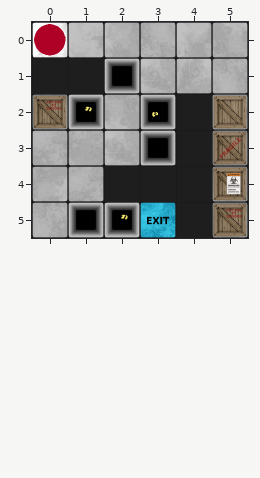
A Tiled map gets an edit: Content/maps/zone1/StackOfBoxes.tmx. This is how it looked before the edit.
Cells are 100x100 px. Shown: x 0..5, y 0..5. Tiles whose own drawing changed are shown in their newer look in all pictures.
The same view after the edit:
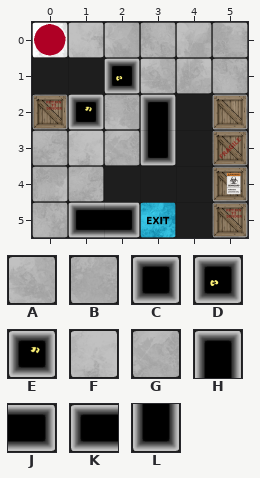
Key: from "sprite_sheet": A 59, B 60, C 77, D 80, E 82; from "sprite_sheet - Copy": F 21, G 46, H 82, J 91, K 99, L 103.
_ is an empty cell.
Objects are placed by their top-left corner, in cells (3,4 is the top-left corner of cell 3,4); size is 1x1 cell unless given.
Message: Update sprite_sheet with more pit sprites, add movement for player wiht dynamic game map boundaries
What changed:
Layer "Stack of Boxes":
The edit turns tile B into tile F in row 3 at x 1.
The edit turns tile A into tile G in row 3 at x 2.
Layer "Elements":
Object C "BottomlessPit" at 2,1 becomes D "BottomlessPit" at 2,1.
Object D "Pit1" at 3,2 becomes H "Pit1" at 3,2.
Object C "Pit2" at 3,3 becomes L "Pit2" at 3,3.
Object C "Pit4" at 1,5 becomes K "Pit4" at 1,5.
Object E "Pit5" at 2,5 becomes J "Pit5" at 2,5.
Where, in picture pixels (left, top, right, bottom), the same in both pictures:
changed: (68, 76, 176, 166)
changed: (95, 202, 128, 238)
